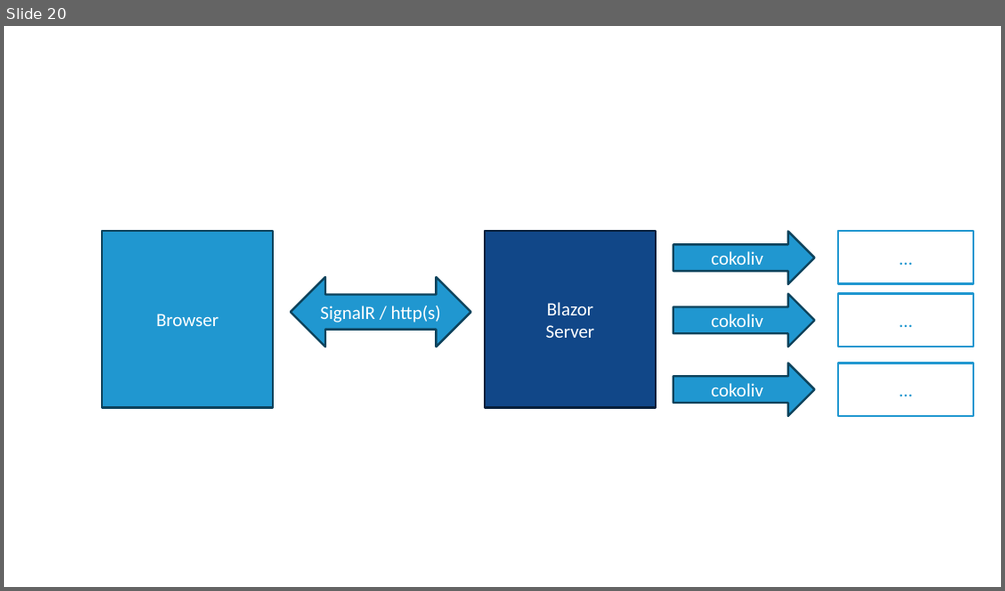
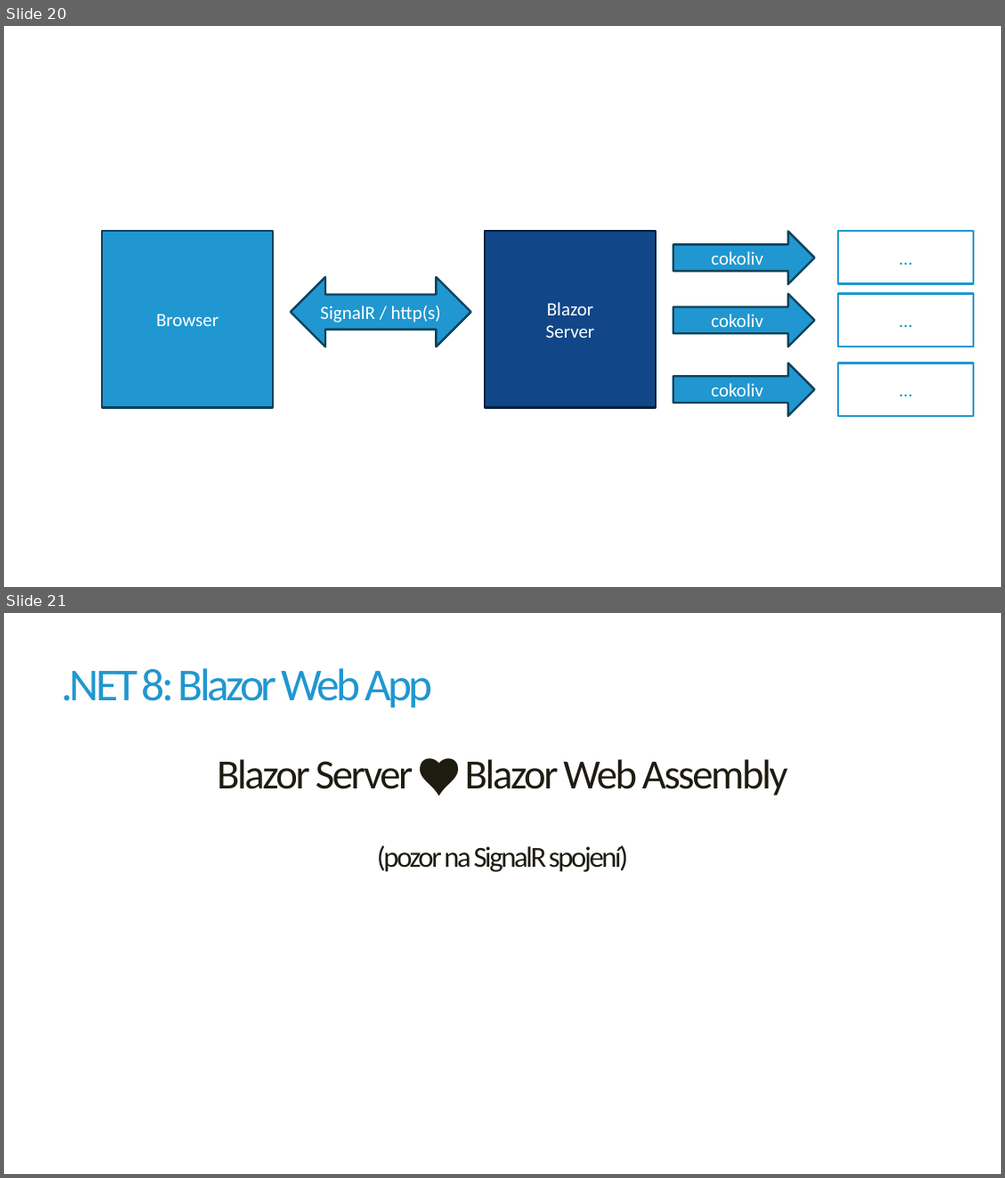
Before and after one commit to jirikanda/BlazorDemos, a slide deck: Presentation/01 - Blazor - Hostingové modely.pptx. Shown one above the other, each under a label of ours: slide 20 before the commit, slides 20 and 21 after it. The pictures are 1005x591 and 1005x1178 pixels, drawn with LibreOffice and Linux fonts; fonts in the diff are those of the drawing; background and template pictures are left out. Boxes give left, top, right and bottom in pixels: in the first picture for what was removed or moved away, otherwise in the second. Text is boxed around its words. In the diff, an @@ line names an element or a change of style, - is before the commit and + after.

```diff
--- a/Presentation/01 - Blazor - Hostingové modely.pptx
+++ b/Presentation/01 - Blazor - Hostingové modely.pptx
@@ slide 21 added at <box>4,613,1001,1174</box>, background #FFFFFF @@
@@ title added at <box>61,668,433,708</box>, 44 pt, text #2097D0 @@
+.NET 8: Blazor Web App
@@ text added at <box>217,759,788,872</box>, 40 pt, text #1E1C11 @@
+Blazor Server ♥️ Blazor Web Assembly
+(pozor na SignalR spojení)
```
Also in this commit, not shown: 2 slides changed, 2 other slides added, 6 other files.
